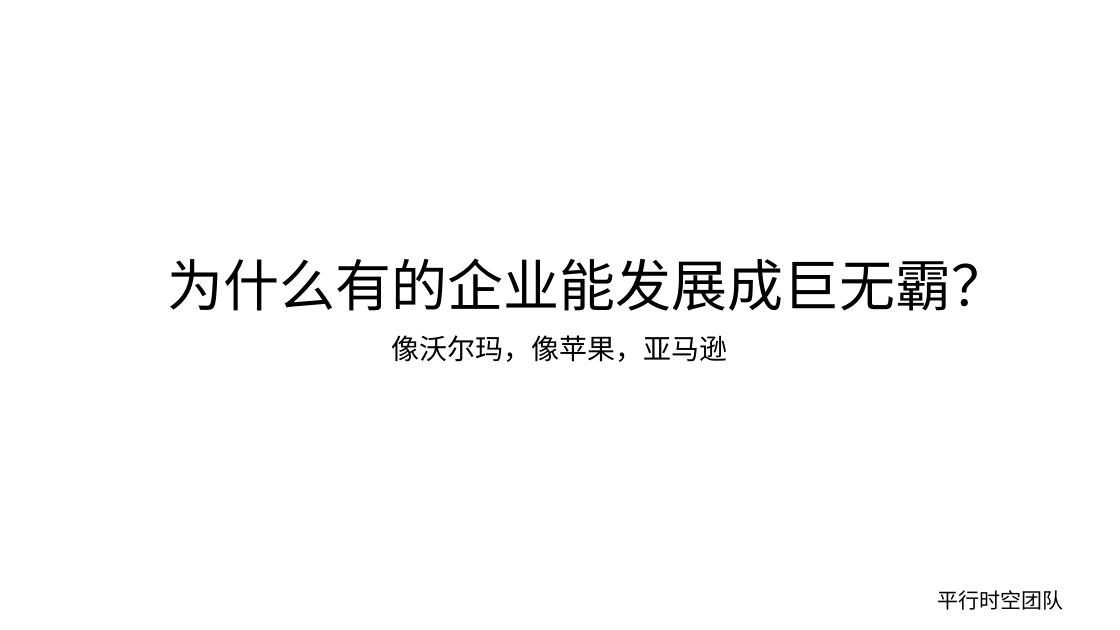
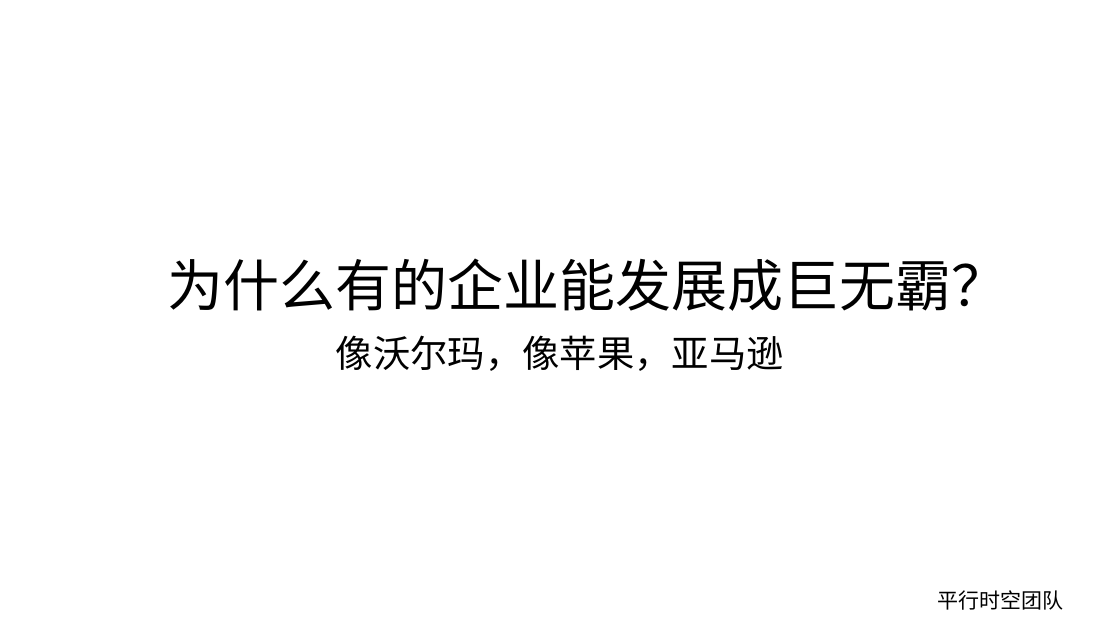
Before and after one commit to substrate-asia/hackathon-2021-summer, a slide deck: slide 2 of teams/23-平行时空/docs/平行时空参赛项目 契约链.pptx. Drawn at 1120x630 pixels with LibreOffice and Linux fonts; fonts in the diff are those of the drawing; background and template pictures are left out. Boxes give left, top, right and bottom in pixels: in the first picture for what was removed or moved away, otherwise in the second. Text is boxed around its words. In the diff, an @@ line names an element or a change of style, - is before the commit and + after.

```diff
--- a/teams/23-平行时空/docs/平行时空参赛项目 契约链.pptx
+++ b/teams/23-平行时空/docs/平行时空参赛项目 契约链.pptx
@@ subtitle "像沃尔玛，像苹果，亚马逊" at [336, 335, 784, 371]: size 24 to 32 pt; less space between paragraphs @@
```
Also in this commit, not shown: 8 other slides changed, 1 slide added, 3 slides removed, 3 other files.
